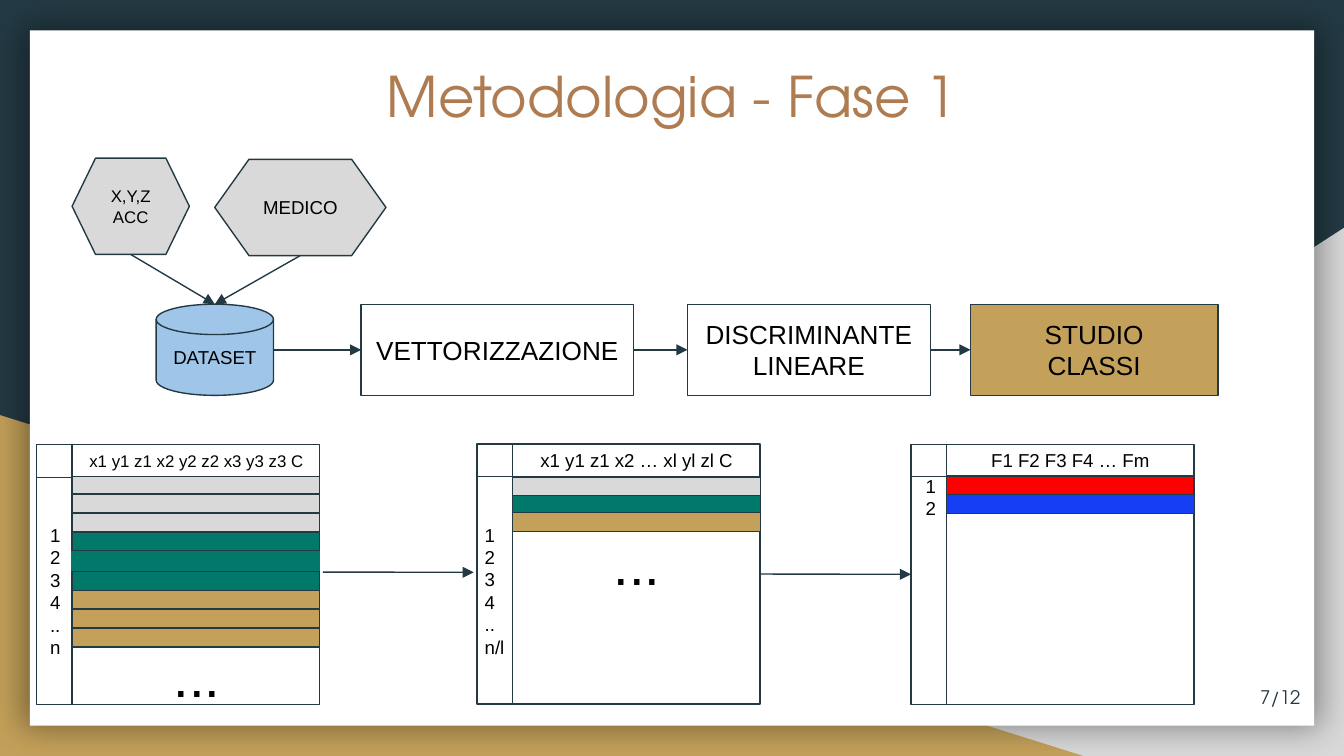
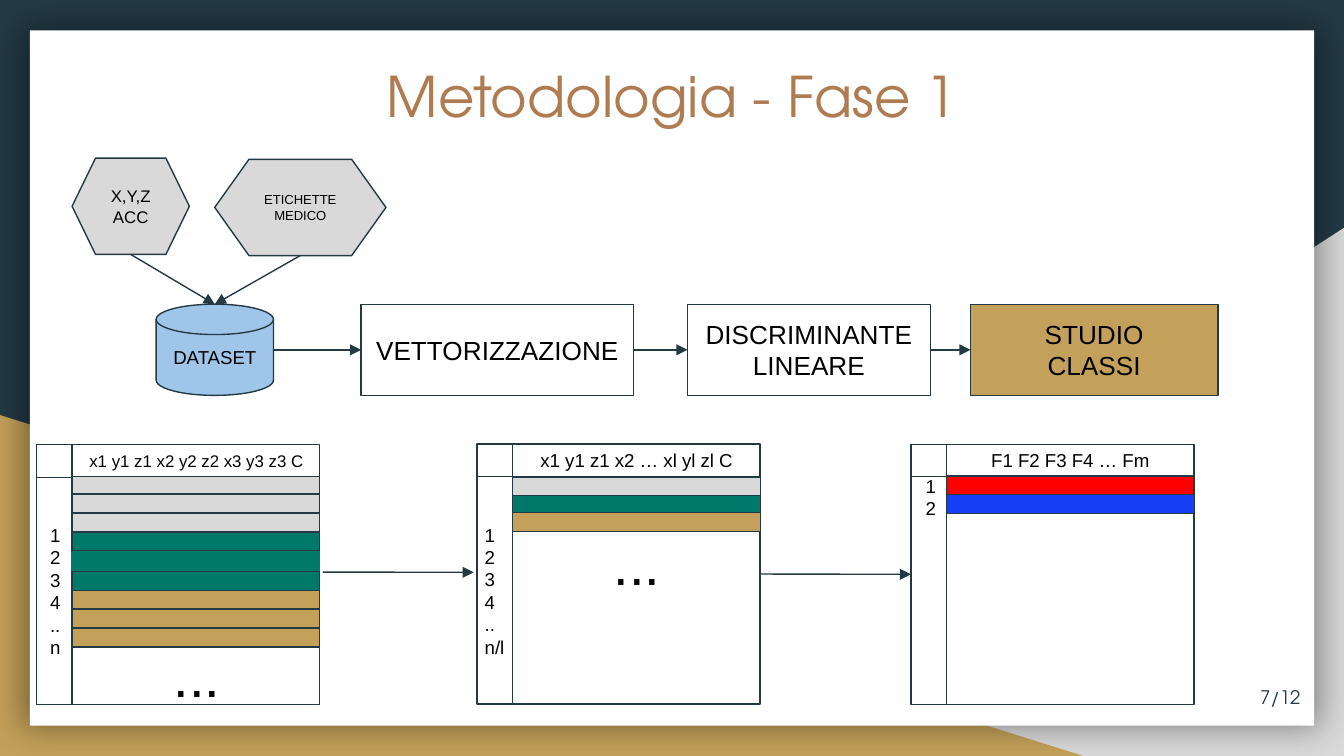
Before and after one commit to fuserale/tesi, a slide deck: slide 7 of Apprendimento non supervisionato per l’identificazione di contesti di Freezing of Gait (FOG) in pazienti affetti da Morbo di Parkinson.pptx. Drawn at 1344x756 pixels with LibreOffice and Linux fonts; fonts in the diff are those of the drawing. Boxes give left, top, right and bottom in pixels: in the first picture for what was removed or moved away, otherwise in the second. Text is boxed around its words. In the diff, an @@ line names an element or a change of style, - is before the commit and + after.

```diff
--- a/Apprendimento non supervisionato per l’identificazione di contesti di Freezing of Gait (FOG) in pazienti affetti da Morbo di Parkinson.pptx
+++ b/Apprendimento non supervisionato per l’identificazione di contesti di Freezing of Gait (FOG) in pazienti affetti da Morbo di Parkinson.pptx
@@ text in flow chart preparation at bbox=[264, 195, 336, 220]: text changed; size 10 to 7 pt @@
-MEDICO
+ETICHETTE MEDICO
```
Also in this commit, not shown: 2 other slides changed.
